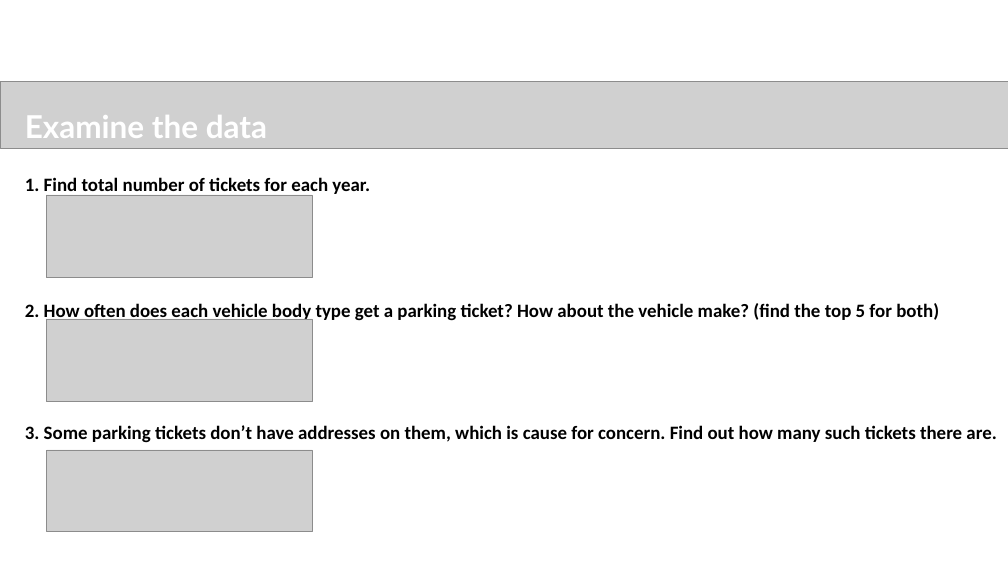
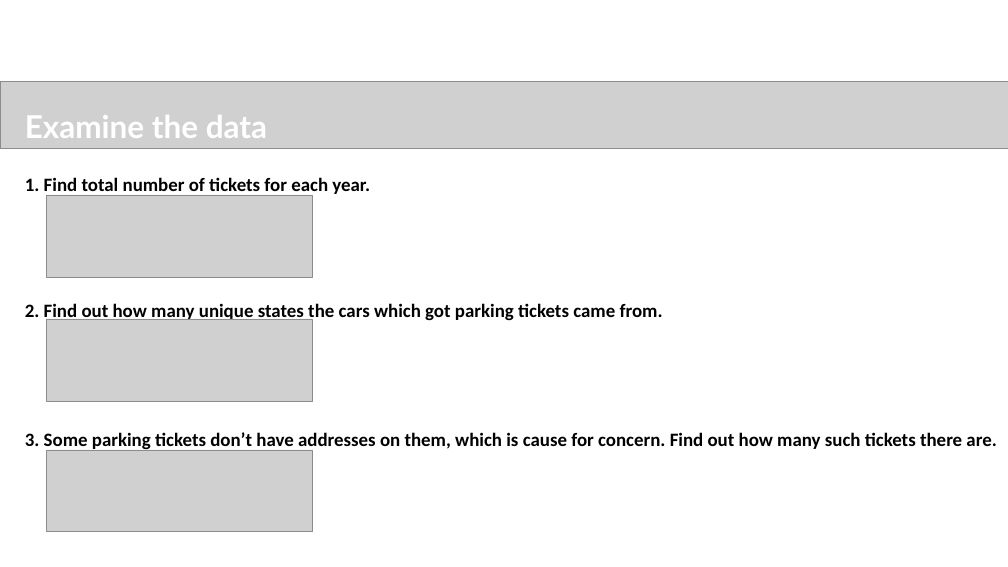
Before and after one commit to sureshballa/data-science-projects, a slide deck: slide 8 of NYC Parking Tickets EDA/FayizMayamVeettil_DDA1730041_main.pptx. Drawn at 1008x567 pixels with LibreOffice and Linux fonts; fonts in the diff are those of the drawing; grey boxes stand for pictures; background and template pictures are left out. Boxes give left, top, right and bottom in pixels: in the first picture for what was removed or moved away, otherwise in the second. Text is boxed around its words. In the diff, an @@ line names an element or a change of style, - is before the commit and + after.

```diff
--- a/NYC Parking Tickets EDA/FayizMayamVeettil_DDA1730041_main.pptx
+++ b/NYC Parking Tickets EDA/FayizMayamVeettil_DDA1730041_main.pptx
@@ text at box(25, 302, 663, 323): text changed @@
-  2. How often does each vehicle body type get a parking ticket? How about the vehicle make? (find the top 5 for both)
+  2. Find out how many unique states the cars which got parking tickets came from.
@@ text "3. Some parking tickets don’t ...": place and size @@
-text "3. Some parking tickets don’t ..." at box(25, 425, 996, 443)
+text "3. Some parking tickets don’t ..." at box(25, 432, 996, 452)
```
Also in this commit, not shown: 2 other slides changed, 3 slides added, 2 other files.
